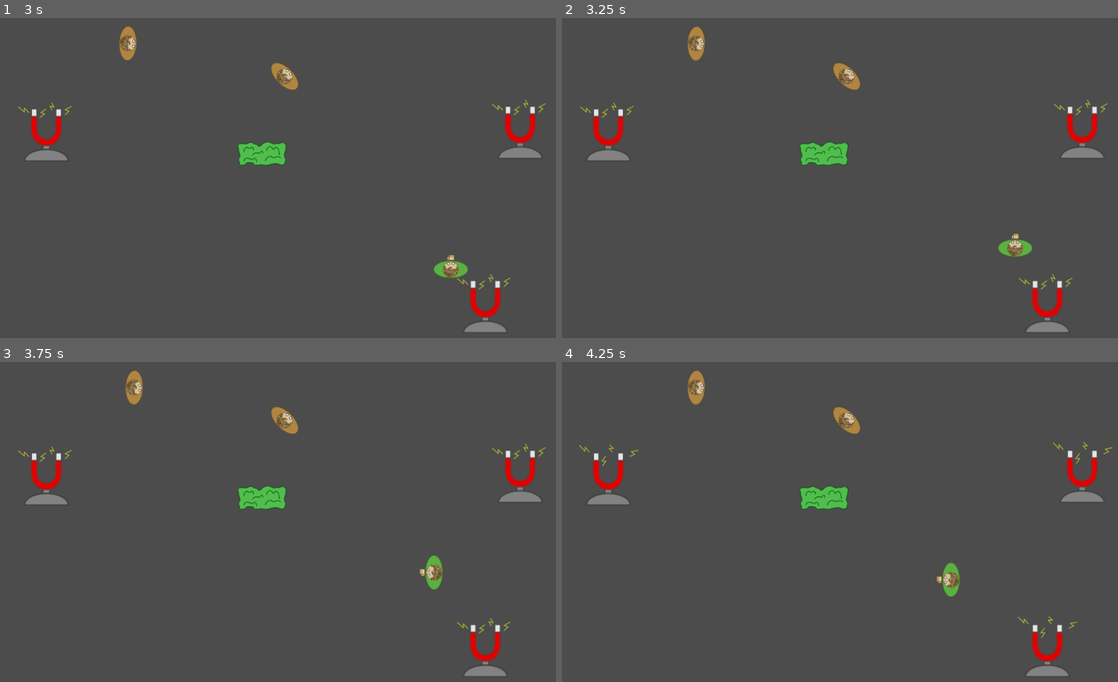
Above: before the commit, frames 1-4 (two rows, left to right).
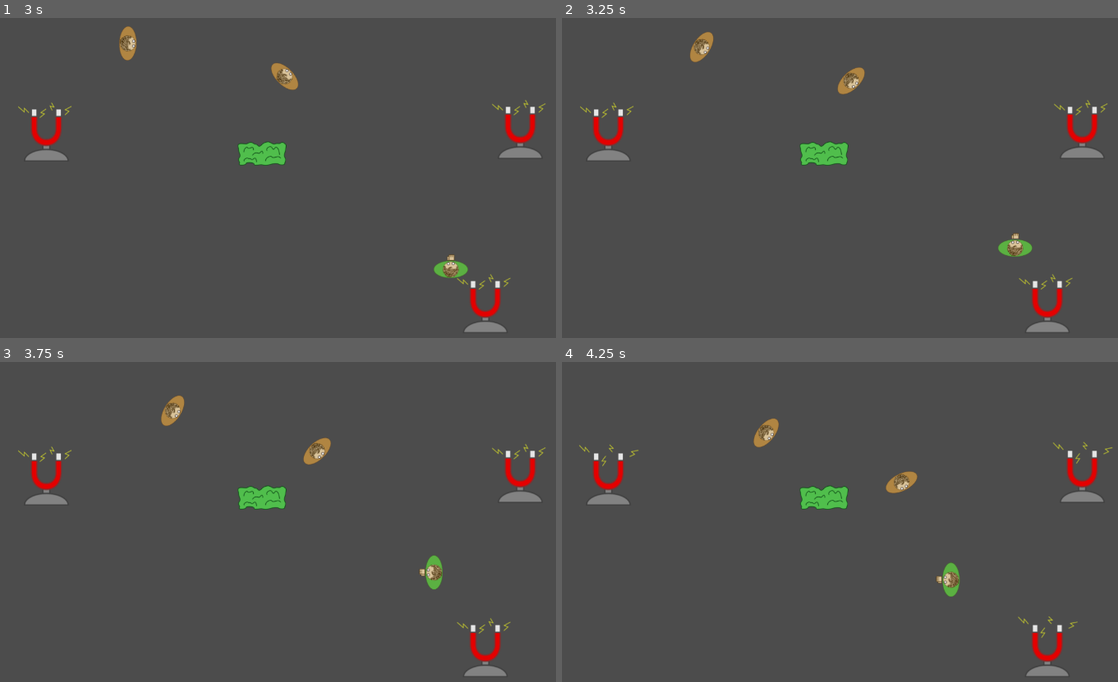
Above: after the commit, the same moments.

Repository: lmbarros/LD40-MetalFear
Game: Godot game, scene res://scenes/mainScene.tscn
The game is run twice, just before and just after one commit, with the same random seed, the same clock (stepped at 60 frames per second) and the same inputs.
Inputs:
- Up to frame 1 (3 s): hold Right (ui_right) 0.53-1.28 s; tap Ctrl (attack) at 0.6, 1.35, 2.3 s; hold Down (ui_down) 1.28-2.03 s; hold Right (ui_right) 2.03-2.78 s; tap E (next_weapon) at 2.1 s; hold Up (ui_up) from 2.78 s (still down); tap Page Down (prev_weapon) at 2.85 s
- Up to frame 2 (3.25 s): keep holding Up (ui_up); tap Ctrl (attack) at 3.05 s
- Up to frame 3 (3.75 s): release Up (ui_up) at 3.53 s; hold Left (ui_left) from 3.53 s (still down); tap Ctrl (attack) at 3.6 s
- Up to frame 4 (4.25 s): keep holding Left (ui_left)

Frame 1 is identical in both runs. In frame 2, 0.7% of the frame differs, in the area x 22-55%, y 2-24%; in frame 3, 1.1%, in the area x 22-60%, y 2-33%; in frame 4, 1.1%.

Commit message:
Add some AI for attacking enemies

Diff:
--- a/src/scenes/foes/henchman.tscn
+++ b/src/scenes/foes/henchman.tscn
@@ -63,6 +63,8 @@
 script = ExtResource( 1 )
 health = 50.0
 speed = 150.0
+changeAttackModeInterval = 7.0
+shootInterval = 0.5
 
 [node name="sprite" type="AnimatedSprite" parent="."]
 
@@ -90,6 +92,7 @@
 
 [node name="vision" type="Node2D" parent="."]
 
+editor/display_folded = true
 visible = false
 
 [node name="v1" type="RayCast2D" parent="vision"]
@@ -179,3 +182,17 @@
 exclude_parent = true
 cast_to = Vector2( 0, 1500 )
 collision_mask = 1
+
+[node name="attackModeTimer" type="Timer" parent="."]
+
+process_mode = 1
+wait_time = 1.0
+one_shot = true
+autostart = false
+
+[node name="shootTimer" type="Timer" parent="."]
+
+process_mode = 1
+wait_time = 1.0
+one_shot = true
+autostart = false
--- a/src/scenes/mainScene.tscn
+++ b/src/scenes/mainScene.tscn
@@ -14,6 +14,8 @@
 editor/display_folded = true
 position = Vector2( 101.266, 78.0844 )
 rotation = 3.14159
+changeAttackModeInterval = 7.0
+shootInterval = 2.0
 
 [node name="patrol" type="Node" parent="henchman1"]
 
@@ -47,6 +49,8 @@
 
 position = Vector2( 631.634, 148.938 )
 rotation = 0.785398
+changeAttackModeInterval = 7.0
+shootInterval = 1.0
 
 [node name="magnet" parent="." instance=ExtResource( 3 )]
 
--- a/src/scripts/foe.gd
+++ b/src/scripts/foe.gd
@@ -13,9 +13,13 @@
 var patrolTargetPoint = null
 
 func _ready():
+	$attackModeTimer.connect("timeout", self, "changeAttackMode")
+	$shootTimer.connect("timeout", self, "shoot")
+
 	initVision()
 	patrol = $patrol
 	nextPatrolPoint()
+	randomizeAttackMode()
 
 func nextPatrolPoint():
 	if patrol == null || patrol.get_child_count() == 0:
@@ -50,9 +54,6 @@
 	else:
 		doPatrol()
 
-func doAttack():
-	print("Attacking!")
-
 func doPatrol():
 	if patrol == null:
 		return
@@ -63,6 +64,104 @@
 	var velocity = (patrolTargetPoint - position).normalized() * speed * 0.5
 	move_and_slide(velocity)
 	rotation = velocity.angle() + PI/2
+
+# ------------------------------------------------------------------------------
+# Attack
+# ------------------------------------------------------------------------------
+export var changeAttackModeInterval = 7.0
+export var shootInterval = 0.5
+
+var randomTargetPoint = null
+
+enum {
+	attackModeWait,
+	attackModeShoot,
+	attackModeMoveTowardsPlayer,
+	attackModeMoveRandomly,
+}
+
+var attackMode = attackModeMoveTowardsPlayer
+
+func randomizeAttackMode():
+	var r = randf()
+	if r < 0.4: attackMode = attackModeShoot
+	elif r < 0.7: attackMode = attackModeMoveTowardsPlayer
+	elif r < 0.9: attackMode = attackModeMoveRandomly
+	else: attackMode = attackModeWait
+
+func doAttack():
+	if $attackModeTimer.is_stopped():
+		setAttackModeTimer()
+
+	match (attackMode):
+		attackModeWait:
+			doAttackWait()
+		attackModeShoot:
+			doAttackShoot()
+		attackModeMoveTowardsPlayer:
+			doAttackMoveTowardsPlayer()
+		attackModeMoveRandomly:
+			doAttackMoveRandomly()
+
+func doAttackWait():
+	rotation = (Player.position - position).angle() + PI/2
+
+func setShootTimer():
+	var delta = (randf() - 0.5) * shootInterval * 0.1
+	var timeForShooting = shootInterval + delta
+	timeForShooting = clamp(timeForShooting, 0.05, 3600.0)
+	$shootTimer.wait_time = timeForShooting
+	$shootTimer.start()
+
+func setAttackModeTimer():
+	var delta = (randf() - 0.5) * changeAttackModeInterval * 0.1
+	var timeForChanging = changeAttackModeInterval + delta
+	timeForChanging = clamp(timeForChanging, 2.5, 3600.0)
+	$attackModeTimer.wait_time = timeForChanging
+	$attackModeTimer.start()
+
+func changeAttackMode():
+	$shootTimer.stop()
+	randomizeAttackMode()
+	setAttackModeTimer()
+
+func doAttackShoot():
+	rotation = (Player.position - position).angle() + PI/2
+
+	if $shootTimer.is_stopped():
+		setShootTimer()
+
+func doAttackMoveTowardsPlayer():
+	var velocity = (Player.position - position).normalized() * speed
+	move_and_slide(velocity)
+	rotation = velocity.angle() + PI/2
+
+func randomizeTargetPosition():
+	var screenSize = get_viewport_rect().size
+	randomTargetPoint = Vector2(
+		int(rand_range(0, screenSize.x)),
+		int(rand_range(0, screenSize.y)))
+
+
+func doAttackMoveRandomly():
+	if randomTargetPoint == null:
+		randomizeTargetPosition()
+
+	if position.distance_to(randomTargetPoint) < patrolArrivalDistance:
+		randomizeTargetPosition()
+
+	var velocity = (randomTargetPoint - position).normalized() * speed
+	move_and_slide(velocity)
+	rotation = velocity.angle() + PI/2
+
+
+func shoot():
+	var aim = (randf() - 0.5) * 0.15
+	rotation = (Player.position - position).angle() + PI/2 + aim
+
+	print("BANG!")
+	setShootTimer()
+
 
 # ------------------------------------------------------------------------------
 # Vision
